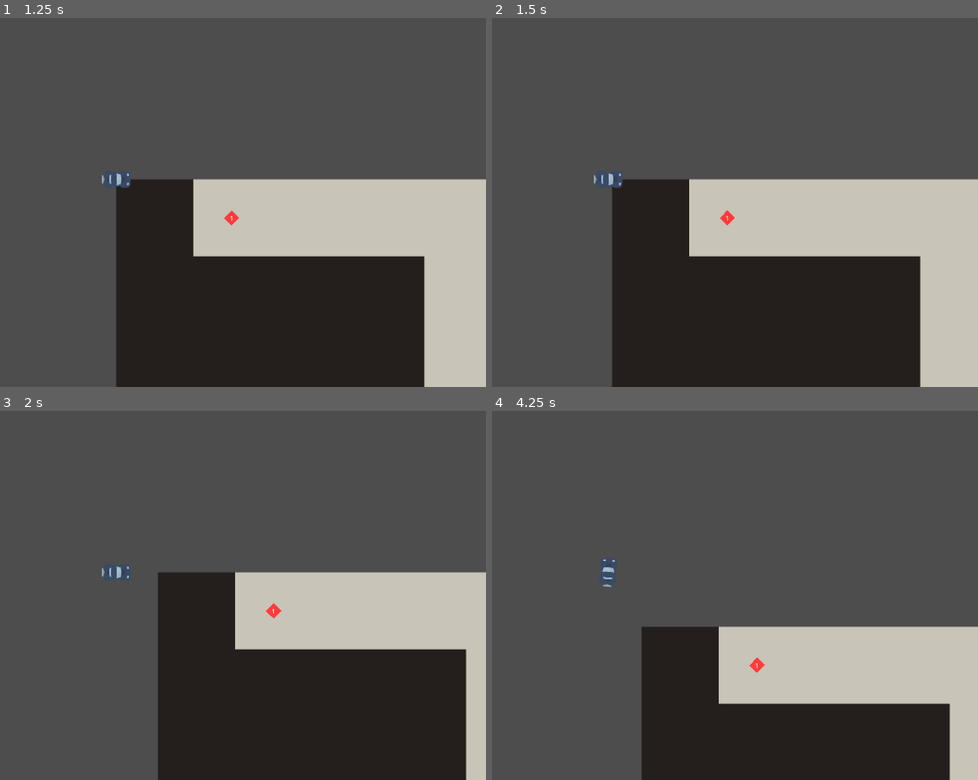
Above: before the commit, frames 1-4 (two rows, left to right).
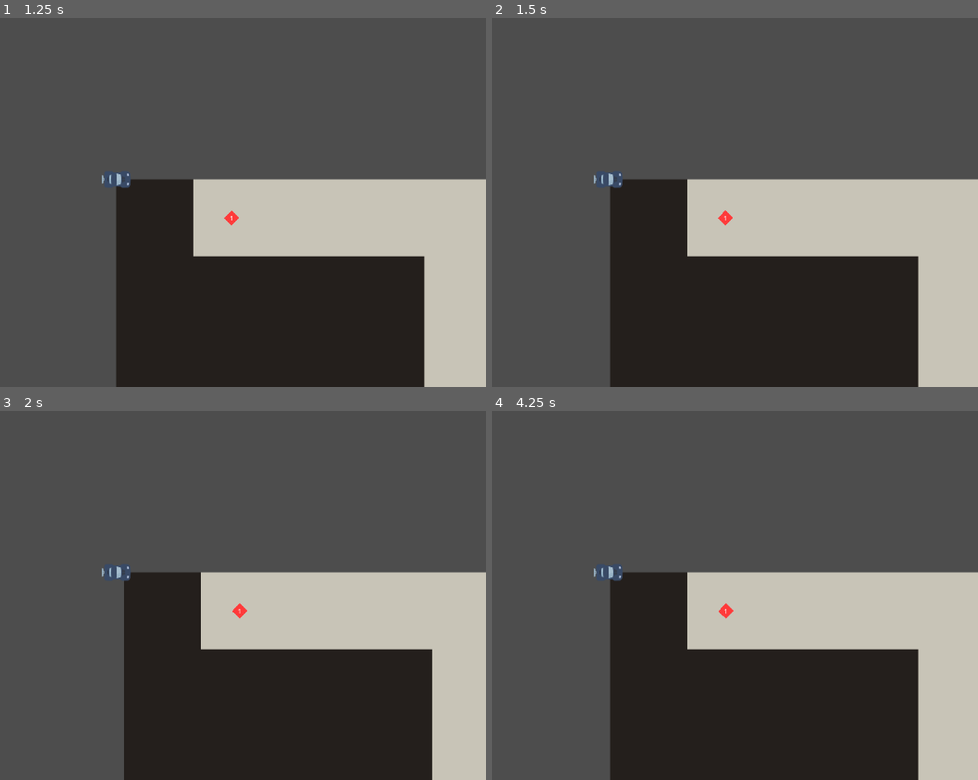
Above: after the commit, the same moments.

Repository: hyearchom/courier-story
Game: Godot game, scene res://hra.tscn
Same seed, same stepped clock (60 frames per second), same inputs: the game is played once before the commit and once after it.
Inputs:
- Up to frame 1 (1.25 s): tap Enter (ui_accept) at 0.5 s; hold Right (ui_right) from 0.53 s (still down); hold Enter (ui_accept) from 0.53 s (still down)
- Up to frame 2 (1.5 s): release Right (ui_right) at 1.28 s; release Enter (ui_accept) at 1.28 s; hold Down (ui_down) from 1.28 s (still down); tap Enter (ui_accept) at 1.35 s
- Up to frame 3 (2 s): keep holding Down (ui_down); tap Enter (ui_accept) at 1.52, 1.82 s
- Up to frame 4 (4.25 s): release Down (ui_down) at 2.03 s; hold Right (ui_right) 2.03-2.78 s; hold Enter (ui_accept) 2.03-2.78 s; hold Up (ui_up) 2.78-3.53 s; tap Enter (ui_accept) at 2.85, 3.02, 3.32 s; hold Left (ui_left) from 3.53 s (still down); hold Enter (ui_accept) from 3.53 s (still down)

Frame 1 is identical in both runs. In frame 2, 0.5% of the frame differs, in the area x 24-89%, y 43-100%; in frame 3, 8.1%; in frame 4, 22%, in the area x 20-100%, y 40-100%.

Commit message:
Systém změny parametrů vozidla
- vytvořen systém pro změnu dopravních prostředků
- systém zahrnuje detekci povrchu pod vozidlem
- odporové síly se počítají podle typu povrchu

Diff:
--- a/Hrac.gd
+++ b/Hrac.gd
@@ -1,39 +1,64 @@
 extends CharacterBody2D
 
-const ROZCHOD_KOL := 40
-const UHEL_ZABOCENI := 15
-const VYKON_MOTORU := 600
-const SILA_BRZDENI := 400
-const MAX_ZPATECKY := 300
+@export var vuz: Resource
 
-const ODPOR_POVRCHU := 0.08
-const ODPOR_VETRU := 0.001
-const RYCHLOST_SMYKU = 400
-const RYCHLA_TRAKCE = 0.1
-const POMALA_TRAKCE = 0.9
+# charakteristiky vozu
+var rozchod_kol: float
+var uhel_zaboceni: float
+var vykon_motoru: float
+var sila_brzdeni: float
+var max_zpatecky: float
+
+# charakteristiky prostredi
+var odpor_povrchu: float
+var odpor_vetru: float
+var rychlost_smyku: float
+var rychla_trakce: float
+var pomala_trakce: float
 
 var zaboceni: float
 var zrychleni: Vector2
+
+func _ready() -> void:
+	nacist_vuz()
+	nacist_povrch('silnice')
+
 
 func _physics_process(delta: float) -> void:
 	zmena_zrychleni()
 	zmena_zataceni(delta)
 	velocity += zrychleni *delta
 	move_and_slide()
-	#print(velocity.length())
+
+	for i in get_slide_collision_count():
+		var srazka := get_slide_collision(i)
+		print("I collided with ", srazka.get_collider().name)
+
+
+func nacist_vuz() -> void:
+	for parametr: String in vuz.parametry:
+		set(parametr, vuz.parametry[parametr])
+		#printt(parametr, vuz.parametry[parametr])
+
+
+func nacist_povrch(nazev:='silnice') -> void:
+	for parametr: String in vuz.povrch[nazev]:
+		set(parametr, vuz.povrch[nazev][parametr])
+		#printt(parametr, vuz.povrch[nazev][parametr])
 
 
 func zmena_zrychleni() -> void:
 	zrychleni = Vector2.ZERO
 	if Input.is_action_pressed("ui_up"):
-		zrychleni = transform.x * VYKON_MOTORU
+		zrychleni = transform.x * vykon_motoru
 	elif Input.is_action_pressed("ui_down"):
-		zrychleni = -transform.x * VYKON_MOTORU
+		zrychleni = -transform.x * vykon_motoru
 
 	if Input.is_action_pressed("ui_accept"):
-		zrychleni -= velocity.normalized() *SILA_BRZDENI
+		zrychleni -= velocity.normalized() *sila_brzdeni
 
 	odpor_prostredi()
+
 
 func zmena_zataceni(delta: float) -> void:
 	var smer_otoceni: int = 0
@@ -41,11 +66,11 @@
 		smer_otoceni += 1
 	if Input.is_action_pressed("ui_left"):
 		smer_otoceni -= 1
-	zaboceni = smer_otoceni *deg_to_rad(UHEL_ZABOCENI)
+	zaboceni = smer_otoceni *deg_to_rad(uhel_zaboceni)
 
-	var trakce: float = POMALA_TRAKCE if velocity.length() < RYCHLOST_SMYKU else RYCHLA_TRAKCE
-	var zadni_kolo: Vector2 = position - transform.x * ROZCHOD_KOL / 2.0
-	var predni_kolo: Vector2 = position + transform.x * ROZCHOD_KOL / 2.0
+	var trakce: float = pomala_trakce if velocity.length() < rychlost_smyku else rychla_trakce
+	var zadni_kolo: Vector2 = position - transform.x * rozchod_kol / 2.0
+	var predni_kolo: Vector2 = position + transform.x * rozchod_kol / 2.0
 	zadni_kolo += velocity * delta
 	predni_kolo += velocity.rotated(zaboceni) * delta
 	var novy_smer: Vector2 = (predni_kolo - zadni_kolo).normalized()
@@ -54,9 +79,10 @@
 		velocity = lerp(velocity, novy_smer *velocity.length(), trakce)
 	else:
 		velocity = -novy_smer *velocity.length()
-		#velocity = -novy_smer *min(MAX_ZPATECKY, velocity.length())
+		#velocity = -novy_smer *min(max_zpatecky, velocity.length())
 	rotation = novy_smer.angle()
 	#printt(velocity, rotation, zadni_kolo, predni_kolo)
+
 
 func urceni_smeru(zacileni:Vector2) -> int:
 	var orientace: int = round(zacileni.dot(velocity.normalized()))
@@ -66,8 +92,15 @@
 func odpor_prostredi() -> void:
 	if velocity.length() < 5:
 		velocity = Vector2.ZERO
-	var povrch: Vector2 = velocity *ODPOR_POVRCHU
-	var vitr: Vector2 = velocity * velocity.length() * ODPOR_VETRU
+	var povrch: Vector2 = velocity *odpor_povrchu
+	var vitr: Vector2 = velocity * velocity.length() * odpor_vetru
 	if velocity.length() < 100:
 		povrch *= 10
 	zrychleni -= povrch +vitr
+
+
+func _zmena_povrchu(telo: Node2D) -> void:
+	var oznaceni := telo.name
+	nacist_povrch(oznaceni)
+	print('Detekovan povrch: {0}'.format([oznaceni]))
+	print(odpor_povrchu)
--- a/Silnice.gd
+++ b/Silnice.gd
@@ -8,8 +8,8 @@
 const VYSKA_MAPY := int(VELIKOST_MAPY.y/VELIKOST_BUNKY.y)
 
 var mrizka: Array
-@onready var vozovka: TileMapLayer = $Vozovka
-@onready var domy: TileMapLayer = $Domy
+@onready var vozovka: TileMapLayer = $silnice
+@onready var domy: TileMapLayer = $trava
 
 enum Pole {
 	MESTO,
--- a/hra.tscn
+++ b/hra.tscn
@@ -8,15 +8,18 @@
 [ext_resource type="Resource" uid="uid://dpme8j6viiuye" path="res://propojeni/statistiky.tres" id="2_ymg7k"]
 [ext_resource type="Script" path="res://Silnice.gd" id="3_sej6e"]
 [ext_resource type="Texture2D" uid="uid://c7pkoqnrqqtyh" path="res://media/tmavy_ctverec.svg" id="3_wdn0s"]
+[ext_resource type="Resource" uid="uid://c0eqiyl4ri4wu" path="res://prostredky/vrak.tres" id="8_onu5c"]
 
 [sub_resource type="TileSetAtlasSource" id="TileSetAtlasSource_v0lmi"]
 texture = ExtResource("2_n2djr")
 texture_region_size = Vector2i(200, 200)
 0:0/0 = 0
+0:0/0/physics_layer_0/polygon_0/points = PackedVector2Array(-100, -100, 100, -100, 100, 100, -100, 100)
 
 [sub_resource type="TileSet" id="TileSet_ekx4v"]
 tile_size = Vector2i(200, 200)
-physics_layer_0/collision_layer = 1
+physics_layer_0/collision_layer = 2
+physics_layer_0/collision_mask = 0
 sources/0 = SubResource("TileSetAtlasSource_v0lmi")
 tile_proxies/coords_level = [[0, Vector2i(0, 0)], [2, Vector2i(0, 0)], [3, Vector2i(0, 0)], [5, Vector2i(0, 0)], [4, Vector2i(0, 0)], [5, Vector2i(1, 0)]]
 
@@ -24,14 +27,20 @@
 texture = ExtResource("3_wdn0s")
 texture_region_size = Vector2i(200, 200)
 0:0/0 = 0
+0:0/0/physics_layer_0/polygon_0/points = PackedVector2Array(-100, -100, 100, -100, 100, 100, -100, 100)
 
 [sub_resource type="TileSet" id="TileSet_2i5gi"]
 tile_size = Vector2i(200, 200)
+physics_layer_0/collision_layer = 2
+physics_layer_0/collision_mask = 0
 sources/0 = SubResource("TileSetAtlasSource_7coh4")
 
 [sub_resource type="CapsuleShape2D" id="CapsuleShape2D_sxjue"]
 radius = 21.0
 height = 78.0
+
+[sub_resource type="RectangleShape2D" id="RectangleShape2D_1adoh"]
+size = Vector2(11, 9.99999)
 
 [node name="Hra" type="Node"]
 
@@ -47,10 +56,10 @@
 script = ExtResource("3_sej6e")
 DILY_SILNICE = 50
 
-[node name="Vozovka" type="TileMapLayer" parent="Mapa/Vrstvy"]
+[node name="silnice" type="TileMapLayer" parent="Mapa/Vrstvy"]
 tile_set = SubResource("TileSet_ekx4v")
 
-[node name="Domy" type="TileMapLayer" parent="Mapa/Vrstvy"]
+[node name="trava" type="TileMapLayer" parent="Mapa/Vrstvy"]
 tile_set = SubResource("TileSet_2i5gi")
 
 [node name="Objekty" type="Node2D" parent="Mapa" node_paths=PackedStringArray("vrstvy")]
@@ -59,6 +68,7 @@
 
 [node name="Hrac" type="CharacterBody2D" parent="Mapa" groups=["hrac"]]
 script = ExtResource("1_c36nm")
+vuz = ExtResource("8_onu5c")
 metadata/_edit_group_ = true
 
 [node name="Telo" type="Sprite2D" parent="Mapa/Hrac"]
@@ -69,5 +79,17 @@
 zoom = Vector2(0.6, 0.6)
 
 [node name="Plech" type="CollisionShape2D" parent="Mapa/Hrac"]
+visible = false
 rotation = 1.5708
 shape = SubResource("CapsuleShape2D_sxjue")
+
+[node name="Snimac" type="Area2D" parent="Mapa/Hrac"]
+collision_layer = 0
+collision_mask = 2
+
+[node name="Senzor" type="CollisionShape2D" parent="Mapa/Hrac/Snimac"]
+position = Vector2(1, 1)
+rotation = 1.5708
+shape = SubResource("RectangleShape2D_1adoh")
+
+[connection signal="body_entered" from="Mapa/Hrac/Snimac" to="Mapa/Hrac" method="_zmena_povrchu"]
--- /dev/null
+++ b/prostredky/vrak.gd
@@ -0,0 +1,27 @@
+extends Resource
+
+var parametry := {
+	'rozchod_kol': 40,
+	'uhel_zaboceni': 15,
+	'vykon_motoru': 600,
+	'sila_brzdeni': 400,
+	'max_zpatecky': 300,
+	'odpor_vetru': 0.001 # upravit se systémem počasí
+}
+
+var povrch := {
+	'silnice':
+		{
+			'odpor_povrchu': 0.08,
+			'rychlost_smyku': 400,
+			'rychla_trakce': 0.1,
+			'pomala_trakce': 0.9
+		},
+	'trava':
+		{
+			'odpor_povrchu': 1.5,
+			'rychlost_smyku': 400,
+			'rychla_trakce': 0.1,
+			'pomala_trakce': 0.9
+		}
+}
--- /dev/null
+++ b/prostredky/vrak.tres
@@ -0,0 +1,6 @@
+[gd_resource type="Resource" load_steps=2 format=3 uid="uid://c0eqiyl4ri4wu"]
+
+[ext_resource type="Script" path="res://prostredky/vrak.gd" id="1_83kns"]
+
+[resource]
+script = ExtResource("1_83kns")
Not shown: 1 places in hra.tscn that only renumber resources
